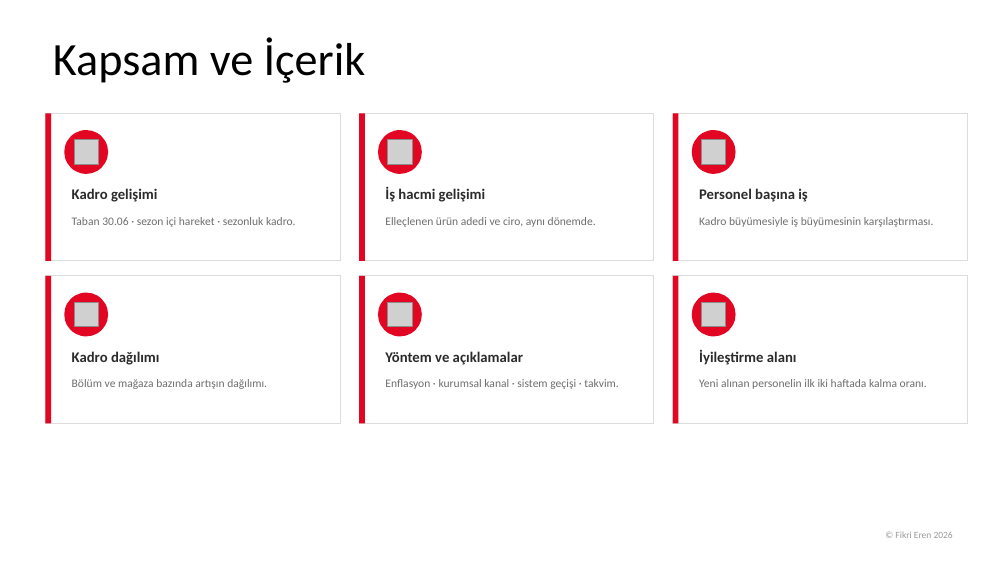
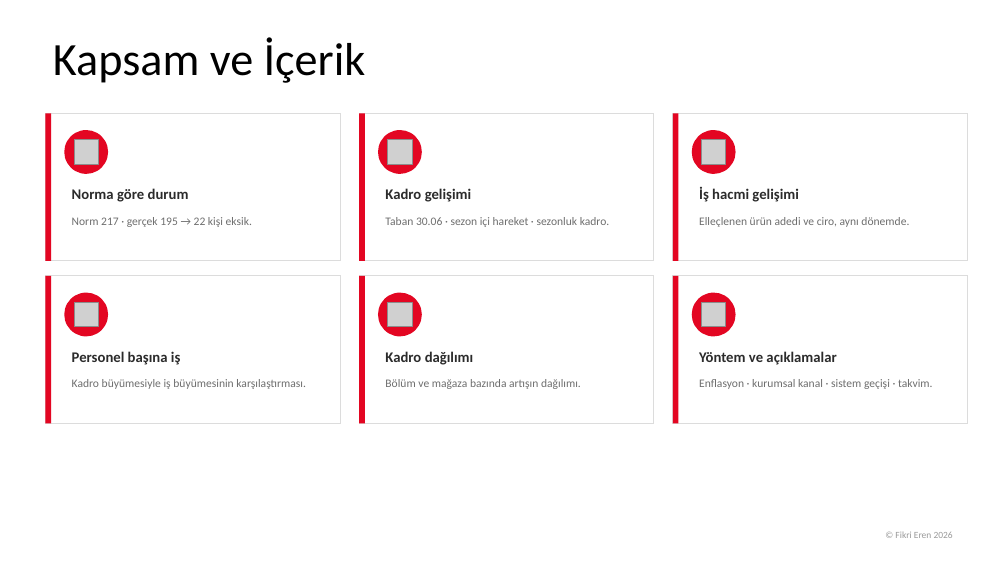
Before and after one commit to fikrierenn/pusula, a slide deck: slide 3 of briefings/sezon-kadro-20260902/sunum-kadro-sezon2026.pptx (slide 2 before the commit). Drawn at 1008x567 pixels with LibreOffice and Linux fonts; fonts in the diff are those of the drawing; grey boxes stand for pictures; background and template pictures are left out. Boxes give left, top, right and bottom in pixels: in the first picture for what was removed or moved away, otherwise in the second. Text is boxed around its words. In the diff, an @@ line names an element or a change of style, - is before the commit and + after.

```diff
--- a/briefings/sezon-kadro-20260902/sunum-kadro-sezon2026.pptx
+++ b/briefings/sezon-kadro-20260902/sunum-kadro-sezon2026.pptx
@@ text at [72, 188, 189, 202]: text changed @@
-Kadro gelişimi
+Norma göre durum
@@ text at [385, 188, 472, 202]: text changed @@
-İş hacmi gelişimi
+Kadro gelişimi
@@ text at [699, 187, 799, 202]: text changed @@
-Personel başına iş
+İş hacmi gelişimi
@@ text at [72, 217, 252, 227]: text changed @@
-Taban 30.06 · sezon içi hareket · sezonluk kadro.
+Norm 217 · gerçek 195 → 22 kişi eksik.
@@ text at [385, 217, 610, 227]: text changed @@
-Elleçlenen ürün adedi ve ciro, aynı dönemde.
+Taban 30.06 · sezon içi hareket · sezonluk kadro.
@@ text at [699, 217, 909, 227]: text changed @@
-Kadro büyümesiyle iş büyümesinin karşılaştırması.
+Elleçlenen ürün adedi ve ciro, aynı dönemde.
@@ text at [72, 351, 180, 365]: text changed @@
-Kadro dağılımı
+Personel başına iş
@@ text at [385, 351, 474, 365]: text changed @@
-Yöntem ve açıklamalar
+Kadro dağılımı
@@ text at [699, 351, 836, 365]: text changed @@
-İyileştirme alanı
+Yöntem ve açıklamalar
@@ text at [72, 379, 306, 389]: text changed @@
-Bölüm ve mağaza bazında artışın dağılımı.
+Kadro büyümesiyle iş büyümesinin karşılaştırması.
@@ text at [385, 379, 581, 389]: text changed @@
-Enflasyon · kurumsal kanal · sistem geçişi · takvim.
+Bölüm ve mağaza bazında artışın dağılımı.
@@ text at [699, 379, 933, 389]: text changed @@
-Yeni alınan personelin ilk iki haftada kalma oranı.
+Enflasyon · kurumsal kanal · sistem geçişi · takvim.
```
Also in this commit, not shown: 4 other slides changed, 1 slide added, 2 other files.
